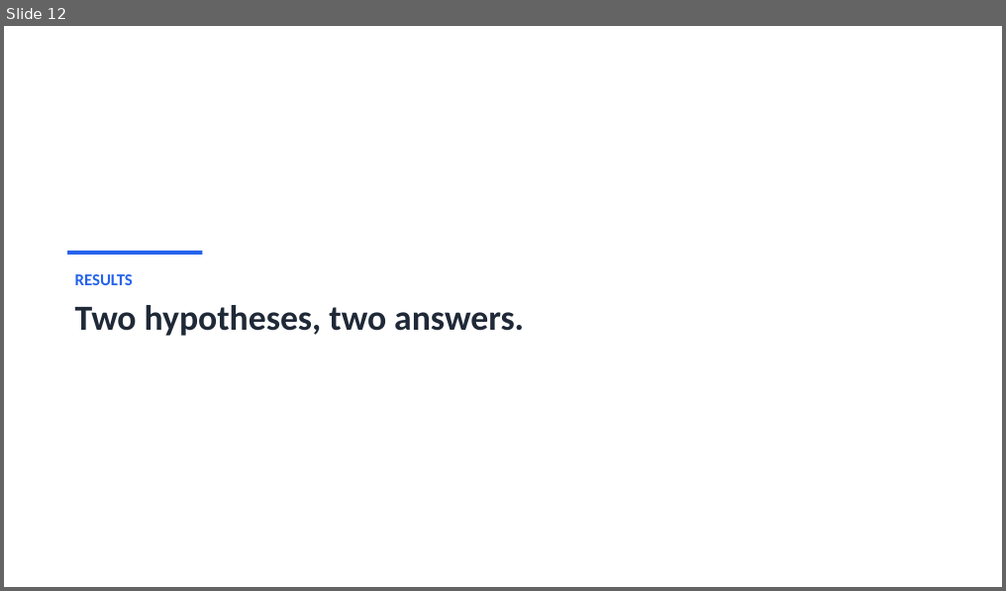
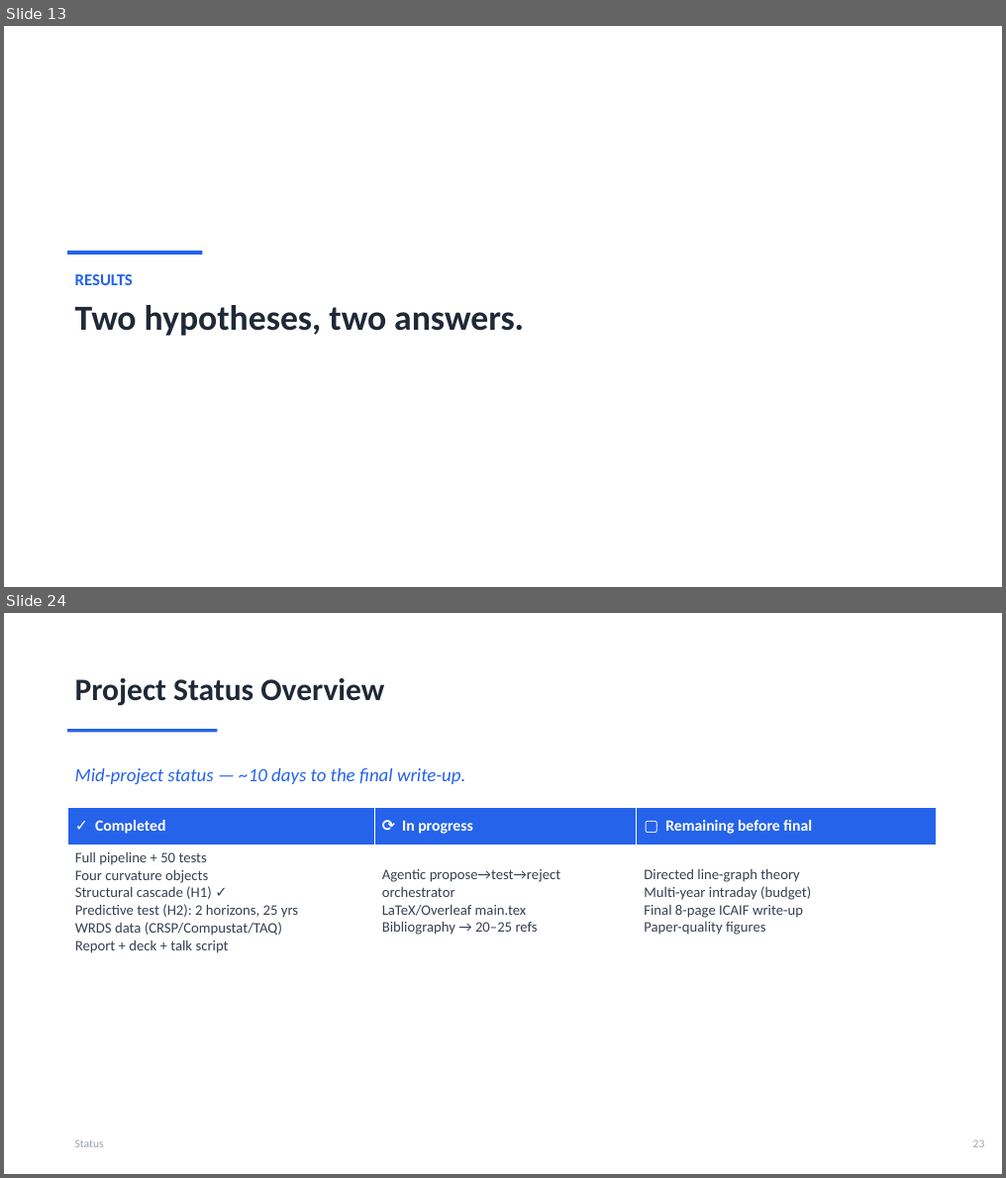
Before and after one commit to ivan-sit/Curvature-Lead-Lag-Model, a slide deck: slides/Ricci_Curvature_LeadLag.pptx. Shown one above the other, each under a label of ours: slide 12 before the commit, slides 13 and 24 after it; the slides between them are not shown. The pictures are 1006x591 and 1006x1178 pixels, drawn with LibreOffice and Linux fonts; fonts in the diff are those of the drawing. Boxes give left, top, right and bottom in pixels: in the first picture for what was removed or moved away, otherwise in the second. Text is boxed around its words. In the diff, an @@ line names an element or a change of style, - is before the commit and + after.

```diff
--- a/slides/Ricci_Curvature_LeadLag.pptx
+++ b/slides/Ricci_Curvature_LeadLag.pptx
@@ slide 24 added at (x1=4, y1=613, x2=1002, y2=1174), background #FFFFFF @@
@@ text added at (x1=75, y1=678, x2=384, y2=706), 30 pt, text #1F2937, bold @@
+Project Status Overview
@@ rectangle added at (x1=67, y1=729, x2=218, y2=732), fill #2563EB @@
@@ text added at (x1=75, y1=768, x2=465, y2=784), 18 pt, text #2563EB, italic @@
+Mid-project status — ~10 days to the final write-up.
@@ table added at (x1=67, y1=808, x2=936, y2=958), 2 rows, 3 columns @@
+✓ Completed | ⟳ In progress | ▢ Remaining before final
+Full pipeline + 50 tests / Four curvature objects / Structural cascade (H1) ✓ / Predictive test (H2): 2 horizons, 25 yrs / WRDS data (CRSP/Compustat/TAQ) / Report + deck + talk script | Agentic propose→test→reject / orchestrator / LaTeX/Overleaf main.tex / Bibliography → 20–25 refs | Directed line-graph theory / Multi-year intraday (budget) / Final 8-page ICAIF write-up / Paper-quality figures
@@ text added at (x1=75, y1=1140, x2=104, y2=1148), 11 pt, text #9CA3AF @@
+Status
@@ text added at (x1=973, y1=1140, x2=985, y2=1148), 11 pt, text #9CA3AF @@
+23
@@ what was slide 12 is now slide 13 @@
```
Also in this commit, not shown: 13 slides changed, 5 other slides added, 1 other file.
